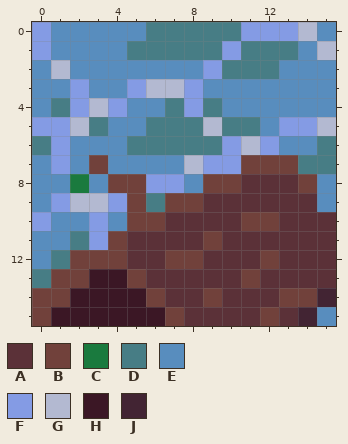
Two versions of one pixel-art sprite, Assets/Sprites/LevelObjects/WaterLog.png. That is the earlier state.
The file is 16x16 pixels.
Palette (. is transparent): A #5b3138  B #71413b  C #1a7a3e  D #477d85  E #588dbe  F #849be4  G #b3b9d1  H #3b1725  J #422433
Pixels before, first column x 0:
 0 FEEEEEDDDDDFFFGE
 1 FEEEEDDDDDFDDDEG
 2 EGEEEEEEEFDDDEEE
 3 EEFEEFGGFEEEEEEE
 4 EDFGFEEDFDEEEEEE
 5 FFGDEEDDDGDDEFFG
 6 DFEEEDDDDDFGFEED
 7 EFEBEEEEGFFBBBDD
 8 EECEBBFFEBBAAABE
 9 EFGGFBDBBAAAAAAE
10 FEEFEBBAAAABBAAA
11 EEDFBAAAABAAAAAA
12 EDBBBAABBAAABAAA
13 DBBHHBAAAAABAAAA
14 BBHHHHBAABAAABBJ
15 BHHHHHHBAAAABAJE
After:
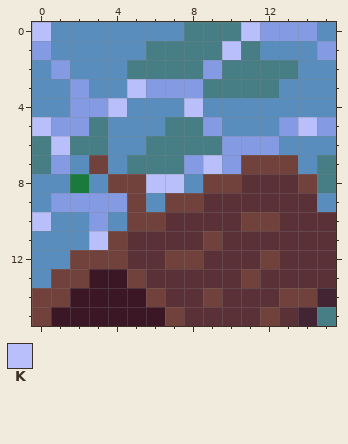
Colours new in this view: K #b9bffb
Commit message: Water: slight change to asset coloring
Change:
{"y":0,"x":0,"old":"F","new":"K"}
{"y":0,"x":6,"old":"DD","new":"EE"}
{"y":0,"x":11,"old":"F","new":"K"}
{"y":0,"x":14,"old":"G","new":"F"}
{"y":1,"x":5,"old":"D","new":"E"}
{"y":1,"x":10,"old":"F","new":"K"}
{"y":1,"x":12,"old":"DD","new":"EE"}
{"y":1,"x":15,"old":"G","new":"F"}
{"y":2,"x":1,"old":"G","new":"F"}
{"y":2,"x":5,"old":"EEEE","new":"DDDD"}
{"y":2,"x":13,"old":"E","new":"D"}
{"y":3,"x":5,"old":"FGG","new":"KFF"}
{"y":3,"x":9,"old":"EEEE","new":"DDDD"}
{"y":4,"x":1,"old":"D","new":"E"}
{"y":4,"x":3,"old":"GF","new":"FK"}
{"y":4,"x":7,"old":"DFD","new":"EKE"}
{"y":5,"x":0,"old":"F","new":"K"}
{"y":5,"x":2,"old":"G","new":"F"}
{"y":5,"x":6,"old":"D","new":"E"}
{"y":5,"x":9,"old":"GDD","new":"FEE"}
{"y":5,"x":14,"old":"FG","new":"KF"}
{"y":6,"x":1,"old":"FEE","new":"KDD"}
{"y":6,"x":5,"old":"D","new":"E"}
{"y":6,"x":11,"old":"G","new":"F"}
{"y":6,"x":15,"old":"D","new":"E"}
{"y":7,"x":0,"old":"E","new":"D"}
{"y":7,"x":5,"old":"EEEGF","new":"DDDFK"}
{"y":7,"x":14,"old":"D","new":"E"}
{"y":8,"x":6,"old":"FF","new":"KK"}
{"y":8,"x":15,"old":"E","new":"D"}
{"y":9,"x":2,"old":"GG","new":"FF"}
{"y":9,"x":6,"old":"D","new":"E"}
{"y":10,"x":0,"old":"F","new":"K"}
{"y":11,"x":2,"old":"DF","new":"EK"}
{"y":12,"x":1,"old":"D","new":"E"}
{"y":13,"x":0,"old":"D","new":"E"}
{"y":15,"x":15,"old":"E","new":"D"}
{"label":"changed","picture_box":[32,22,336,288]}
{"label":"changed","picture_box":[317,307,336,326]}
